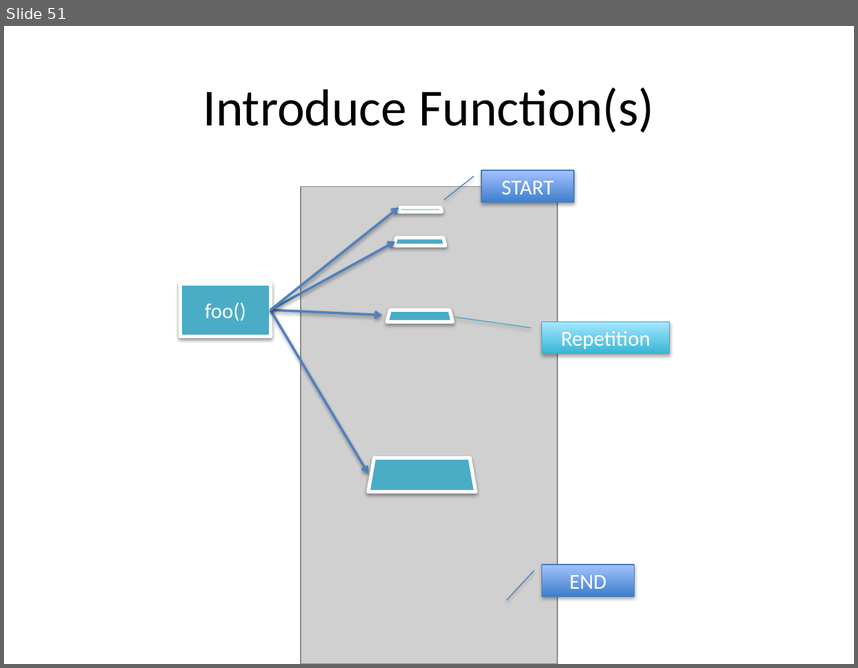
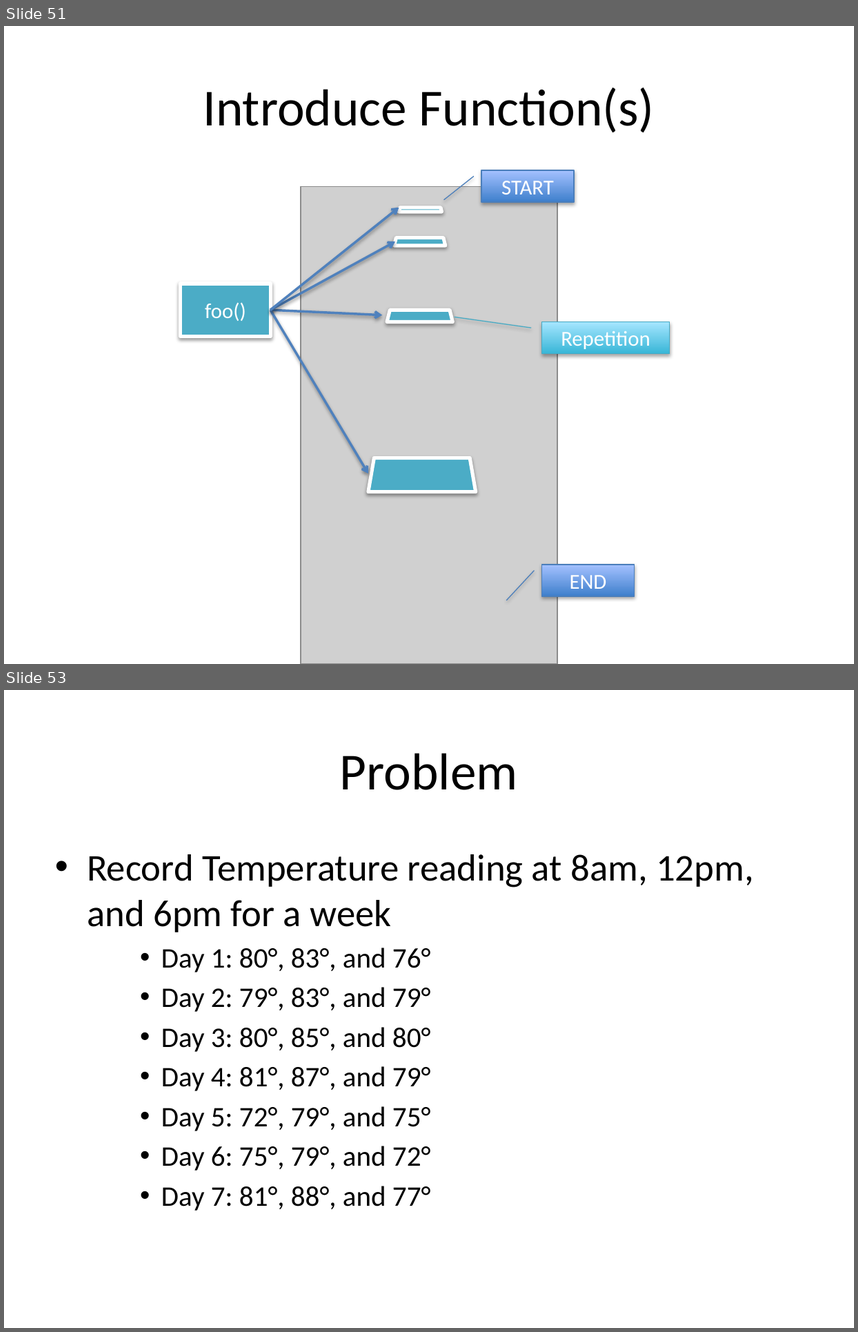
Before and after one commit to xiliax/web-programming-fundamentals, a slide deck: docs/learn-computer-programming.pptx. Shown one above the other, each under a label of ours: slide 51 before the commit, slides 51 and 53 after it; the slides between them are not shown. The pictures are 858x668 and 858x1332 pixels, drawn with LibreOffice and Linux fonts; fonts in the diff are those of the drawing; grey boxes stand for pictures. Boxes give left, top, right and bottom in pixels: in the first picture for what was removed or moved away, otherwise in the second. Text is boxed around its words. In the diff, an @@ line names an element or a change of style, - is before the commit and + after.

```diff
--- a/docs/learn-computer-programming.pptx
+++ b/docs/learn-computer-programming.pptx
@@ slide 53 added at (4, 690, 854, 1328), background #FFFFFF @@
@@ title added at (340, 753, 518, 790), 44 pt, text #000000 @@
+Problem
@@ text added at (87, 854, 754, 1210), 24 pt, text #000000 @@
+• Record Temperature reading at 8am, 12pm, and 6pm for a week
+    • Day 1: 80°, 83°, and 76°
+    • Day 2: 79°, 83°, and 79°
+    • Day 3: 80°, 85°, and 80°
+    • Day 4: 81°, 87°, and 79°
+    • Day 5: 72°, 79°, and 75°
+    • Day 6: 75°, 79°, and 72°
+    • Day 7: 81°, 88°, and 77°
```
Also in this commit, not shown: 2 slides changed, 8 other slides added, 1 slide removed, 9 other files.
